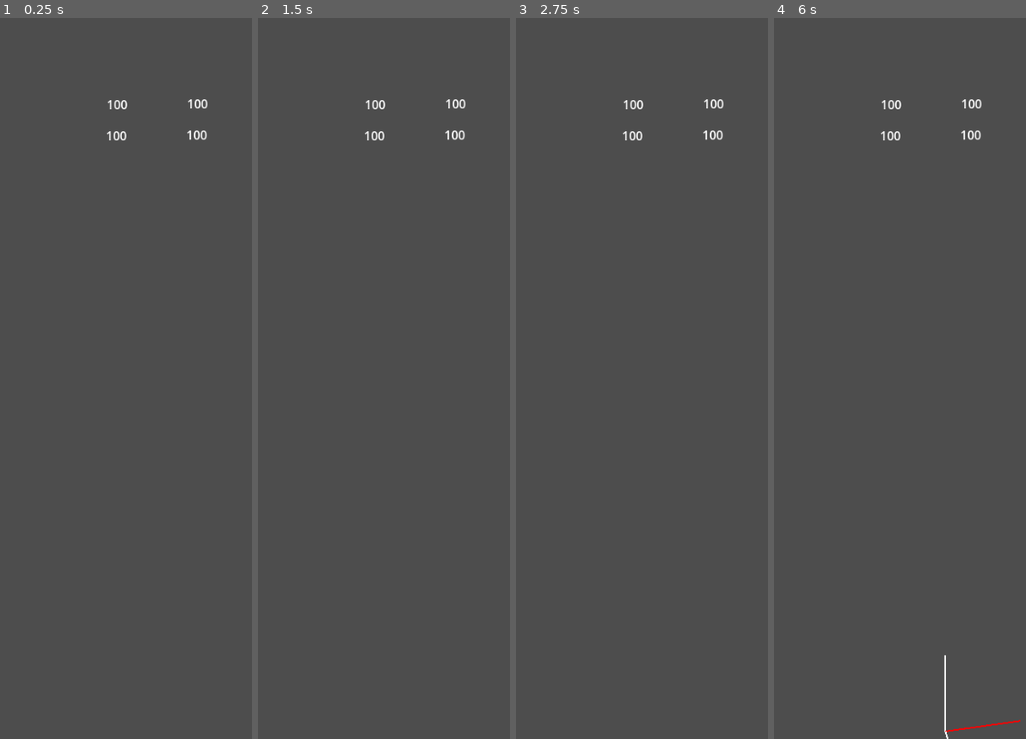
Above: before the commit, frames 1-4 (left to right).
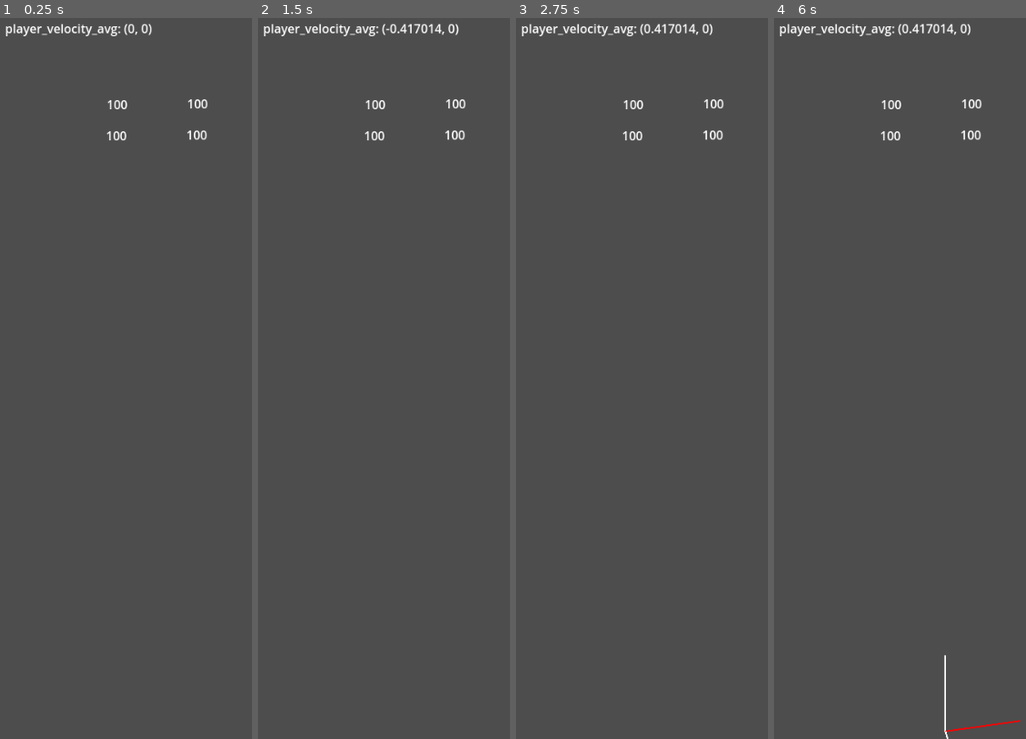
Above: after the commit, the same moments.

Repository: arunas-cesonis/pingpong2
Game: Godot game, scene res://root.tscn
Same seed, same stepped clock (60 frames per second), same inputs: the game is played once before the commit and once after it.
Inputs:
- Up to frame 1 (0.25 s): no input
- Up to frame 2 (1.5 s): tap Enter at 0.5 s; hold D (MoveRight) 0.53-1.28 s; tap R (Reset) at 1.25 s; hold A (MoveLeft) from 1.28 s (still down)
- Up to frame 3 (2.75 s): tap R (Reset) at 2 s; release A (MoveLeft) at 2.03 s; hold D (MoveRight) from 2.03 s (still down)
- Up to frame 4 (6 s): tap R (Reset) at 2.75, 3.5, 4.25 s; release D (MoveRight) at 3.53 s; hold A (MoveLeft) 3.53-5.78 s; hold D (MoveRight) from 5.78 s (still down)

The runs differ from the first frame. In frame 1, 0.4% of the frame differs, in the area x 2-61%, y 0-3%; in frame 2, 0.5%, in the area x 2-80%, y 0-3%; in frame 3, 0.5%; in frame 4, 0.5%.

Commit message:
Debug values

Diff:
--- a/debug.gd
+++ b/debug.gd
@@ -7,6 +7,7 @@
 	velocity_out = Vector2(0.0, 0.0),
 	normal = Vector2(0.0, 0.0)
 }
+var values = {}
 const size = 100.0
 
 # Called when the node enters the scene tree for the first time.
@@ -17,7 +18,13 @@
 func _process(_delta: float) -> void:
 	pass
 
+func update_value(key: String, value: Variant) -> void:
+	if not key in values or values[key] != value:
+		queue_redraw()
+	values[key] = value
+
 func _draw():
+	# reflection
 	var p = bounce.position
 	var vin = bounce.velocity_in.normalized() * size
 	var vout = bounce.velocity_out.normalized() * size
@@ -25,3 +32,10 @@
 	draw_line(p - vin, p, Color.WHITE, 2.0)
 	draw_line(p, p + n, Color.RED, 2.0)
 	draw_line(p, p + vout, Color.WHITE, 2.0)
+	# values
+	var default_font = ThemeDB.fallback_font
+	var default_font_size = ThemeDB.fallback_font_size
+	var h = 32.0
+	for k in values:
+		draw_string(default_font, Vector2(32.0, h), k + ": " + str(values[k]), HORIZONTAL_ALIGNMENT_LEFT, -1, default_font_size)
+		h = h + 32.0
--- a/root.gd
+++ b/root.gd
@@ -21,6 +21,7 @@
 @export var reflect_amount := 0.5
 
 @onready var player_velocity = Vector2.ZERO
+@onready var player_velocity_avg = Vector2.ZERO
 @onready var ball_speed = initial_ball_speed
 @onready var ball_direction = initial_ball_direction
 
@@ -70,3 +71,5 @@
 	elif Input.is_action_pressed("MoveRight"):
 		direction = 1.0
 	player_velocity.x = direction * player_speed
+	player_velocity_avg = (player_velocity_avg + player_velocity) * 0.05 * _delta
+	$Debug.update_value("player_velocity_avg", player_velocity_avg)
